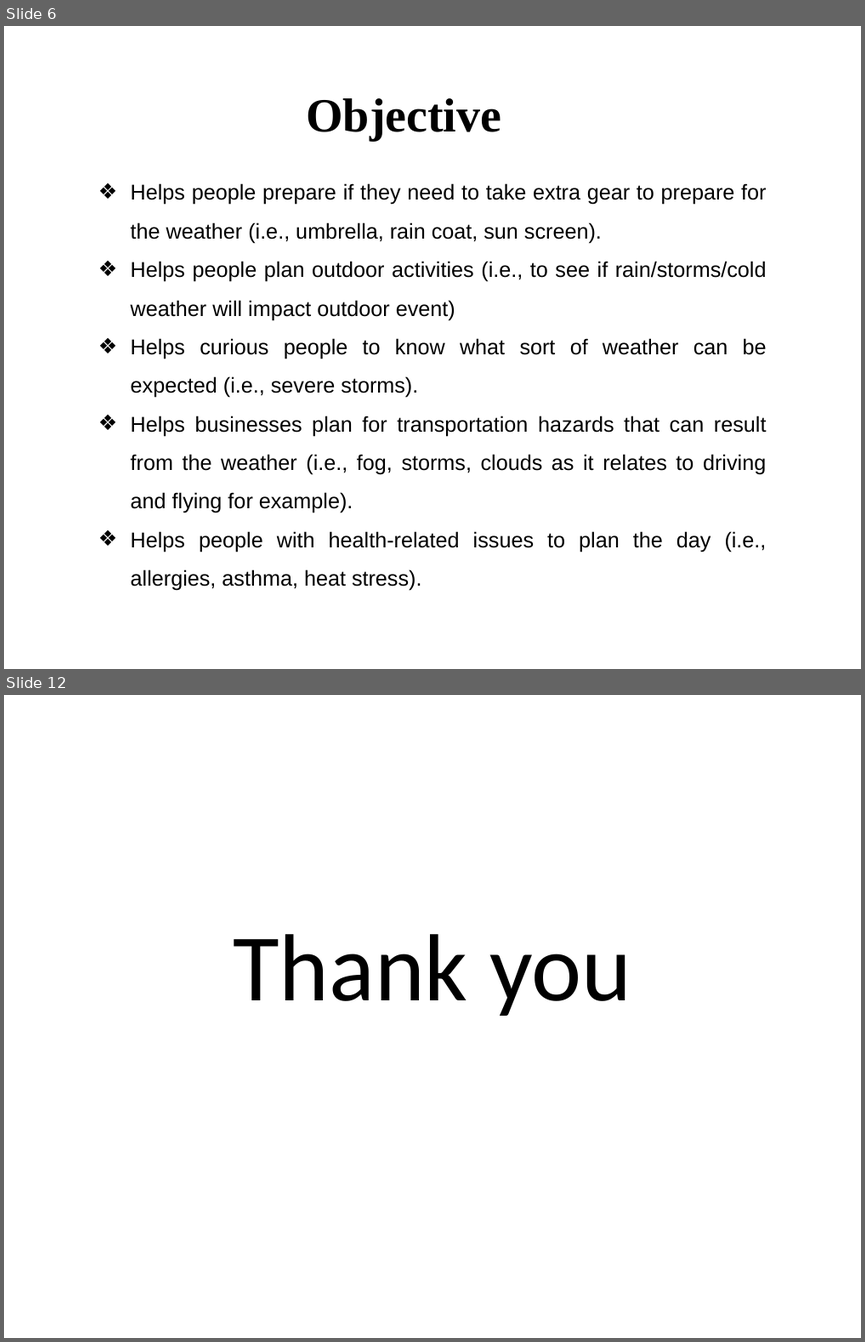
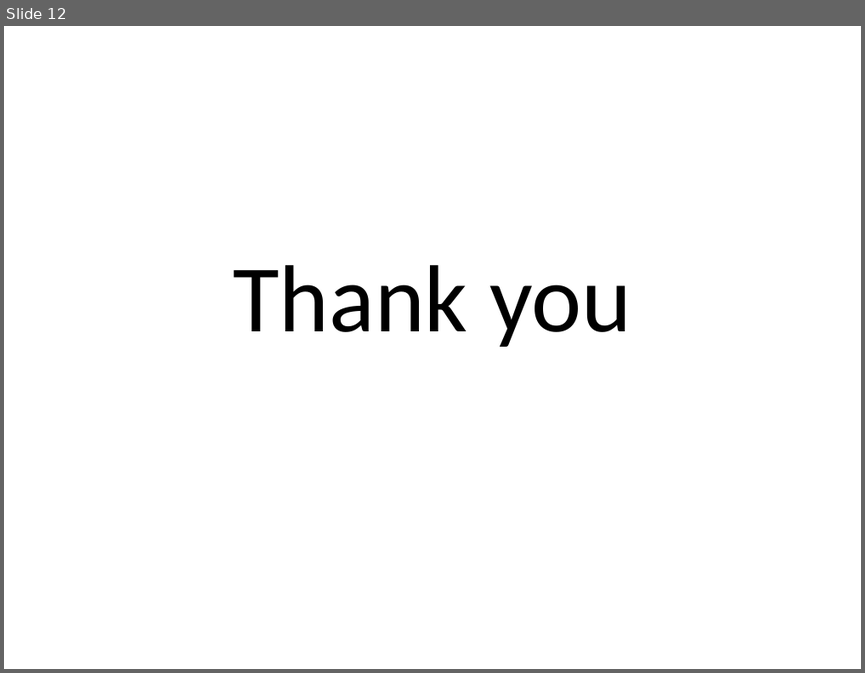
Before and after one commit to RedwanSharafatKabir/Track_Me, a slide deck: Track_Me Documents/EUB-APGT.pptx. Shown one above the other, each under a label of ours: slides 6 and 12 before the commit, slide 12 after it; the slides between them are not shown. The pictures are 865x1342 and 865x673 pixels, drawn with LibreOffice and Linux fonts; fonts in the diff are those of the drawing. Boxes give left, top, right and bottom in pixels: in the first picture for what was removed or moved away, otherwise in the second. Text is boxed around its words. In the diff, an @@ line names an element or a change of style, - is before the commit and + after.

```diff
--- a/Track_Me Documents/EUB-APGT.pptx
+++ b/Track_Me Documents/EUB-APGT.pptx
@@ slide 6 removed at (4, 26, 861, 669), background #FFFFFF @@
@@ title removed at (306, 98, 501, 141) @@
-Objective
@@ text removed at (131, 183, 766, 590) @@
-❖ Helps people prepare if they need to take extra gear to prepare for the weather (i.e., umbrella, rain coat, sun screen).
-❖ Helps people plan outdoor activities (i.e., to see if rain/storms/cold weather will impact outdoor event)
-❖ Helps curious people to know what sort of weather can be expected (i.e., severe storms).
-❖ Helps businesses plan for transportation hazards that can result from the weather (i.e., fog, storms, clouds as it relates to driving and flying for example).
-❖ Helps people with health-related issues to plan the day (i.e., allergies, asthma, heat stress).
```
Also in this commit, not shown: 8 slides changed, 3 slides added, 2 other slides removed, 5 other files.
